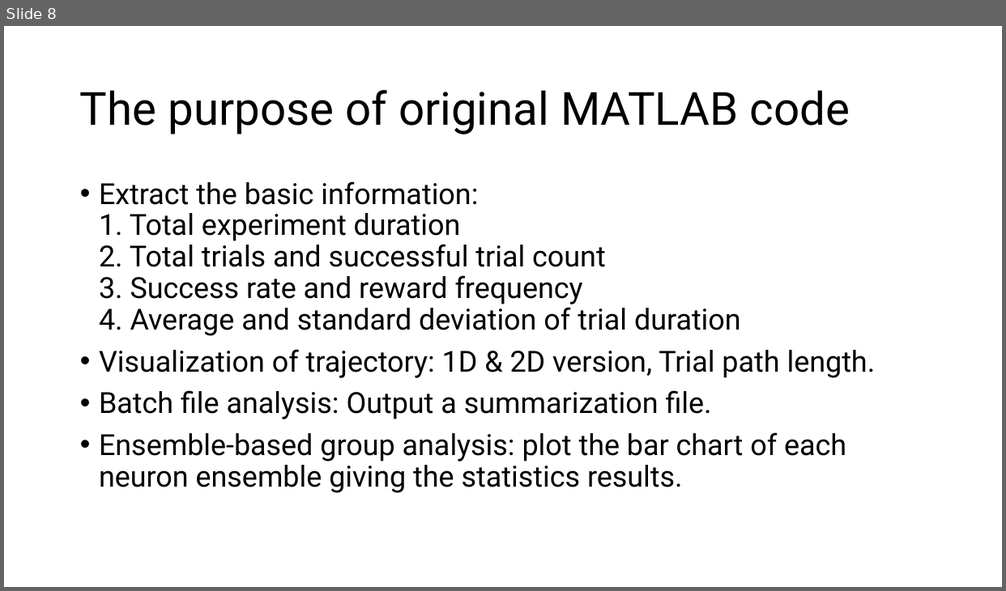
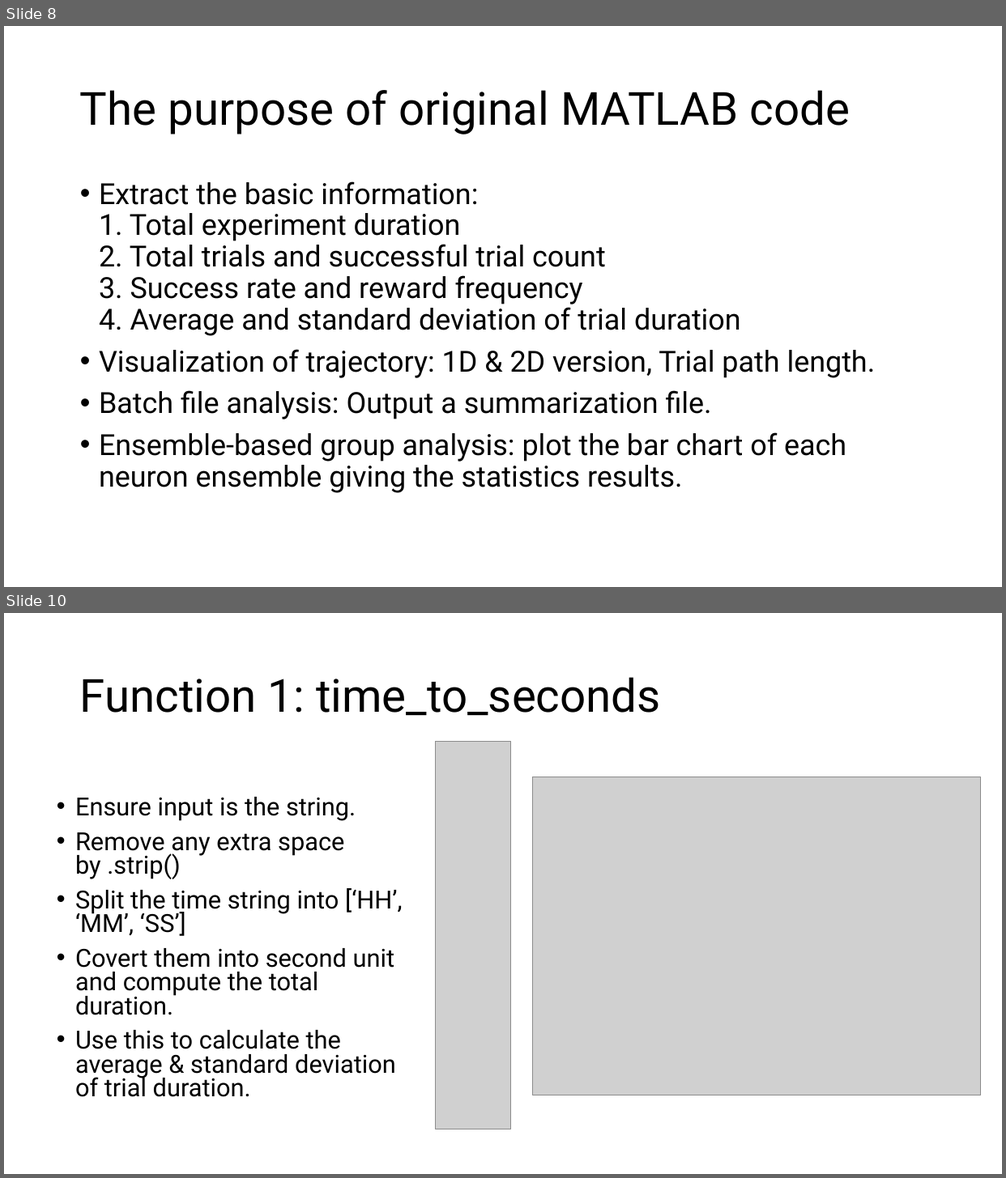
Before and after one commit to ChuehSY/FinalProject_ComSkillNeuro, a slide deck: Final presentation.pptx. Shown one above the other, each under a label of ours: slide 8 before the commit, slides 8 and 10 after it; the slides between them are not shown. The pictures are 1006x591 and 1006x1178 pixels, drawn with LibreOffice and Linux fonts; fonts in the diff are those of the drawing; grey boxes stand for pictures. Boxes give left, top, right and bottom in pixels: in the first picture for what was removed or moved away, otherwise in the second. Text is boxed around its words. In the diff, an @@ line names an element or a change of style, - is before the commit and + after.

```diff
--- a/Final presentation.pptx
+++ b/Final presentation.pptx
@@ slide 10 added at (x1=4, y1=613, x2=1002, y2=1174), background #FFFFFF @@
@@ title added at (x1=80, y1=677, x2=660, y2=716), 44 pt, text #000000 @@
+Function 1: time_to_seconds
@@ picture added at (x1=436, y1=741, x2=512, y2=1129) @@
@@ picture added at (x1=533, y1=777, x2=980, y2=1096) @@
@@ text added at (x1=75, y1=797, x2=402, y2=1097), 24 pt, text #000000 @@
+• Ensure input is the string.
+• Remove any extra space by .strip()
+• Split the time string into [‘HH’, ‘MM’, ‘SS’]
+• Covert them into second unit and compute the total duration.
+• Use this to calculate the average & standard deviation of trial duration.
```
Also in this commit, not shown: 1 slide changed, 8 other slides added, 2 other files.
